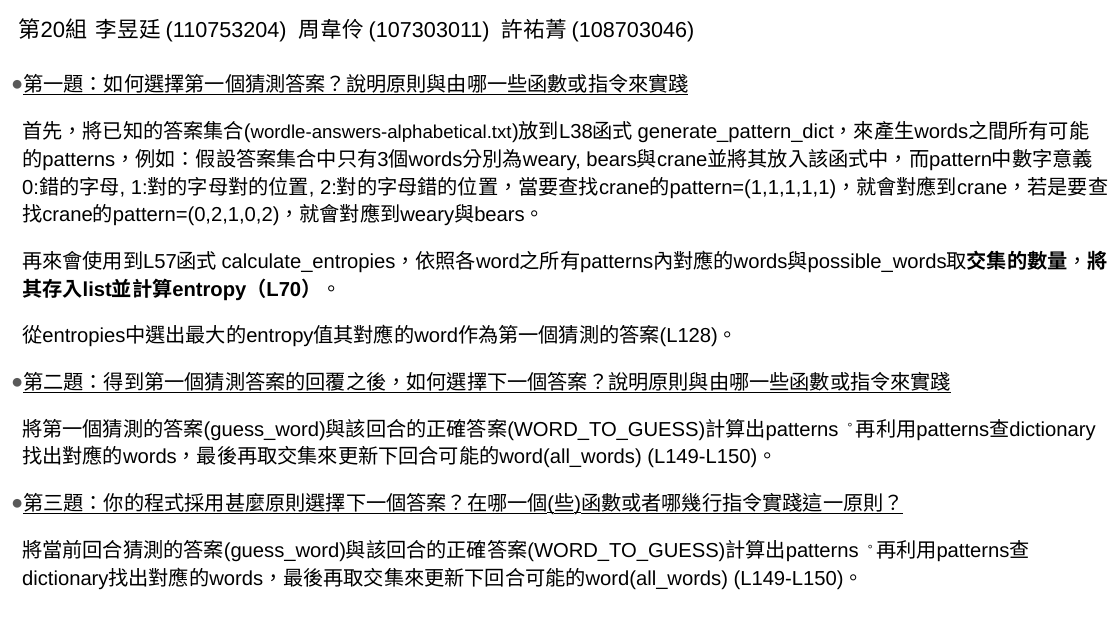
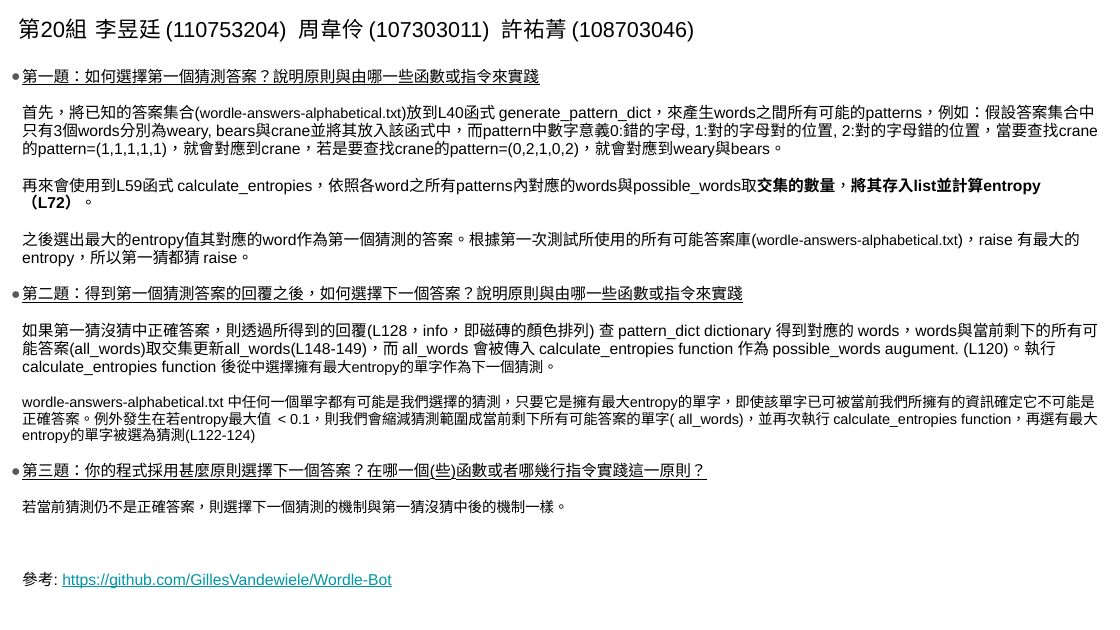
Before and after one commit to theQuert/AI_22_termproj, a slide deck: slide 1 of team20.pptx. Drawn at 1120x630 pixels with LibreOffice and Linux fonts; fonts in the diff are those of the drawing. Boxes give left, top, right and bottom in pixels: in the first picture for what was removed or moved away, otherwise in the second. Text is boxed around its words. In the diff, an @@ line names an element or a change of style, - is before the commit and + after.

```diff
--- a/team20.pptx
+++ b/team20.pptx
@@ text at [11,69,743,480]: size 13 to 10.1 pt in "第一題：如何選擇第一個猜測答案？說明原則與由哪一些函數或指令來實踐", "第二題：得到第一個猜測答案的回覆之後，如何選擇下一個答案？說明原則與由哪一些函數或指令來實踐", "第三題：你的程式採用甚麼原則選擇下一個答案？在哪一個(些)函數或者哪幾行指令實踐這一原則？"; indent changed; line spacing 1.15 to 0.95 @@
@@ text at [22,104,1098,267]: text changed; size 13 to 10.1 pt @@
-首先，將已知的答案集合(wordle-answers-alphabetical.txt)放到L38函式 generate_pattern_dict，來產生words之間所有可能的patterns，例如：假設答案集合中只有3個words分別為weary, bears與crane並將其放入該函式中，而pattern中數字意義0:錯的字母, 1:對的字母對的位置, 2:對的字母錯的位置，當要查找crane的pattern=(1,1,1,1,1)，就會對應到crane，若是要查找crane的pattern=(0,2,1,0,2)，就會對應到weary與bears。
-再來會使用到L57函式 calculate_entropies，依照各word之所有patterns內對應的words與possible_words取交集的數量，將其存入list並計算entropy（L70）。
-從entropies中選出最大的entropy值其對應的word作為第一個猜測的答案(L128)。
+首先，將已知的答案集合(wordle-answers-alphabetical.txt)放到L40函式 generate_pattern_dict，來產生words之間所有可能的patterns，例如：假設答案集合中只有3個words分別為weary, bears與crane並將其放入該函式中，而pattern中數字意義0:錯的字母, 1:對的字母對的位置, 2:對的字母錯的位置，當要查找crane的pattern=(1,1,1,1,1)，就會對應到crane，若是要查找crane的pattern=(0,2,1,0,2)，就會對應到weary與bears。
+再來會使用到L59函式 calculate_entropies，依照各word之所有patterns內對應的words與possible_words取交集的數量，將其存入list並計算entropy（L72）。
+之後選出最大的entropy值其對應的word作為第一個猜測的答案。根據第一次測試所使用的所有可能答案庫(wordle-answers-alphabetical.txt)，raise 有最大的entropy，所以第一猜都猜 raise。
@@ text at [22,322,1098,443]: text changed; size 13 to 9.3 pt @@
-將第一個猜測的答案(guess_word)與該回合的正確答案(WORD_TO_GUESS)計算出patterns 。再利用patterns查dictionary找出對應的words，最後再取交集來更新下回合可能的word(all_words) (L149-L150)。
+如果第一猜沒猜中正確答案，則透過所得到的回覆(L128，info，即磁磚的顏色排列) 查 pattern_dict dictionary 得到對應的 words，words與當前剩下的所有可能答案(all_words)取交集更新all_words(L148-149)，而 all_words 會被傳入 calculate_entropies function 作為 possible_words augument. (L120)。執行calculate_entropies function 後從中選擇擁有最大entropy的單字作為下一個猜測。
+wordle-answers-alphabetical.txt 中任何一個單字都有可能是我們選擇的猜測，只要它是擁有最大entropy的單字，即使該單字已可被當前我們所擁有的資訊確定它不可能是正確答案。例外發生在若entropy最大值 < 0.1，則我們會縮減猜測範圍成當前剩下所有可能答案的單字( all_words)，並再次執行 calculate_entropies function，再選有最大entropy的單字被選為猜測(L122-124)
@@ text at [22,500,568,589]: text changed; size 13 to 10.1 pt; text colour #000000 to #0097A7 @@
-將當前回合猜測的答案(guess_word)與該回合的正確答案(WORD_TO_GUESS)計算出patterns 。再利用patterns查dictionary找出對應的words，最後再取交集來更新下回合可能的word(all_words) (L149-L150)。
+若當前猜測仍不是正確答案，則選擇下一個猜測的機制與第一猜沒猜中後的機制一樣。
+參考: https://github.com/GillesVandewiele/Wordle-Bot
```
Also in this commit, not shown: 1 other file.
